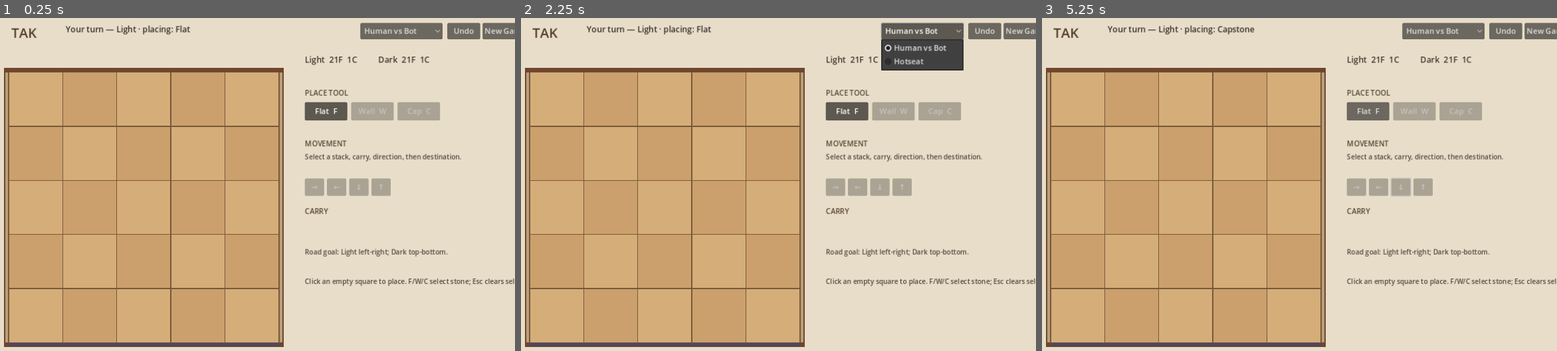
Above: before the commit, frames 1-3 (left to right).
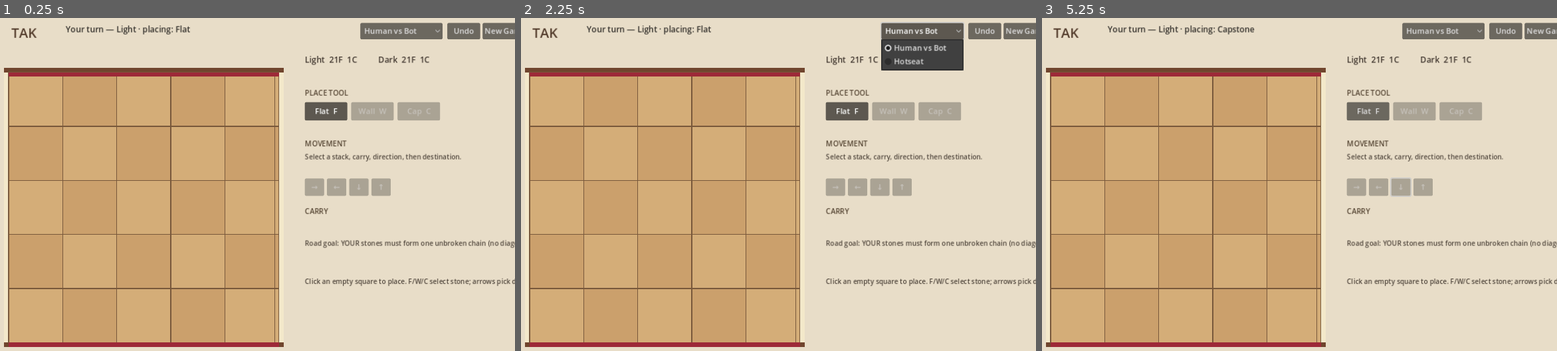
Above: after the commit, the same moments.

Repository: orbitmechanic/tak
Game: Godot game, scene res://scenes/Main.tscn
The game is run twice, just before and just after one commit, with the same random seed, the same clock (stepped at 60 frames per second) and the same inputs.
Inputs (mouse positions are in pixels of both pictures, inside the frame that each line leads up to):
- Up to frame 1 (0.25 s): no input
- Up to frame 2 (2.25 s): click "New Game" at 0.5 s; click "New Game" at 1.25 s; click "Human vs Bot" at 2 s
- Up to frame 3 (5.25 s): click "Undo" at 2.75 s; click "Flat F" at 3.5 s; tap Enter at 4.25 s; move the mouse to (1407, 174) at 4.27 s; hold Right 4.28-5.03 s; tap F at 4.35 s; click (1407, 174) at 4.42 s; tap Space at 5 s; move the mouse to (1186, 211) at 5.02 s; hold Down from 5.03 s (still down); tap C at 5.1 s

The runs differ from the first frame. In frame 1, 3.6% of the frame differs, in the area x 0-100%, y 16-99%; in frame 2, 3.6%; in frame 3, 3.6%.

Commit message:
Fix move UX: highlighted destinations are clickable without pre-selecting a direction (geometry-resolved, engine-validated); arrow keys now pick direction; color-code home edges (Light connects cream left/right, Dark connects crimson top/bottom) with expanded goal help; add UI flow regression tests

Diff:
--- a/Probe.gd
+++ b/Probe.gd
@@ -19,6 +19,7 @@
 	_test_clone()
 	_test_fast_legal_check()
 	_test_random_move_sampler()
+	await _test_ui_flow()
 	_test_mcts()
 	print("RESULT=%d_passed,%d_failed" % [passed, failed])
 	quit(0 if failed == 0 else 1)
@@ -233,6 +234,37 @@
 		state.apply_move(move)
 	_check("random move sampler emits legal moves", checked > 0 and legal, "sampled an illegal move")
 	_check("random move sampler checked 300 positions", checked >= 250, "too many sampler calls returned empty")
+
+func _test_ui_flow() -> void:
+	var game = load("res://scenes/Main.tscn").instantiate()
+	root.add_child(game)
+	await process_frame
+	game.hotseat = true
+	game._commit_move({"kind": "place", "cell": 10, "piece_type": TakState.FLAT})
+	game._commit_move({"kind": "place", "cell": 11, "piece_type": TakState.FLAT})
+	game._commit_move({"kind": "place", "cell": 12, "piece_type": TakState.FLAT})
+	game._select_stack(10)
+	var dest_shown: bool = 11 in game.legal_destinations
+	var key: InputEventKey = InputEventKey.new()
+	key.keycode = KEY_LEFT
+	key.pressed = true
+	game._unhandled_input(key)
+	var arrow_sets_direction: bool = game.selected_direction == 1
+	game._on_cell_clicked(11)
+	var moved_without_ray_direction: bool = int(game.state.heights[11]) == 2 and int(game.state.heights[10]) == 0
+	game._new_game()
+	var s = game.state
+	s.opening_done = PackedByteArray([1, 1])
+	s.current = 0
+	for cell: int in [10, 11, 12, 13]:
+		_put(s, cell, 0, TakState.FLAT)
+	game._commit_move({"kind": "place", "cell": 14, "piece_type": TakState.FLAT})
+	var announced: bool = s.over and s.winner == 0 and "Light wins by road" in game.status_label.text
+	game.queue_free()
+	_check("selecting stack highlights destinations", dest_shown, "no highlight after stack selection")
+	_check("arrow key picks move direction", arrow_sets_direction, "left arrow did not select direction 1")
+	_check("destination click works after stack select", moved_without_ray_direction, "clicking highlighted cell failed to move")
+	_check("road win ends game and is announced", announced, "winning road did not stop/announce game")
 
 func _seeded_midgame_state() -> TakState:
 	var state: TakState = TakState.new()
--- a/scripts/main.gd
+++ b/scripts/main.gd
@@ -62,6 +62,14 @@
 				_select_tool(TakState.CAPSTONE)
 			KEY_ESCAPE:
 				_clear_selection()
+			KEY_LEFT:
+				_on_direction_pressed(1)
+			KEY_RIGHT:
+				_on_direction_pressed(0)
+			KEY_DOWN:
+				_on_direction_pressed(2)
+			KEY_UP:
+				_on_direction_pressed(3)
 			KEY_Z:
 				if key.ctrl_pressed:
 					_undo()
@@ -79,10 +87,6 @@
 	draw_rect(Rect2(Vector2.ZERO, get_viewport_rect().size), Color("#e8ddc8"))
 	draw_rect(Rect2(BOARD_ORIGIN - Vector2(9, 9), Vector2(BOARD_PIXELS + 18, BOARD_PIXELS + 18)), Color("#70452e"))
 	draw_rect(Rect2(BOARD_ORIGIN, Vector2(BOARD_PIXELS, BOARD_PIXELS)), Color("#c99b64"))
-	draw_rect(Rect2(BOARD_ORIGIN - Vector2(7, 0), Vector2(7, BOARD_PIXELS)), Color("#b9a07a"))
-	draw_rect(Rect2(BOARD_ORIGIN + Vector2(BOARD_PIXELS, 0), Vector2(7, BOARD_PIXELS)), Color("#b9a07a"))
-	draw_rect(Rect2(BOARD_ORIGIN, Vector2(BOARD_PIXELS, 7)), Color("#51465e"))
-	draw_rect(Rect2(BOARD_ORIGIN + Vector2(0, BOARD_PIXELS), Vector2(BOARD_PIXELS, 7)), Color("#51465e"))
 	for cell: int in range(25):
 		var x: int = cell % 5
 		var y: int = int(cell / 5)
@@ -96,6 +100,12 @@
 			draw_rect(rect.grow(-4), Color(0.95, 0.79, 0.28, 0.54))
 		draw_rect(rect, Color("#78583b"), false, 2.0)
 		_draw_stack(cell, rect)
+	draw_rect(Rect2(BOARD_ORIGIN - Vector2(9, 0), Vector2(9, BOARD_PIXELS)), LIGHT_COLOR)
+	draw_rect(Rect2(BOARD_ORIGIN + Vector2(BOARD_PIXELS, 0), Vector2(9, BOARD_PIXELS)), LIGHT_COLOR)
+	draw_line(BOARD_ORIGIN + Vector2(BOARD_PIXELS - 9, 0), BOARD_ORIGIN + Vector2(BOARD_PIXELS - 9, BOARD_PIXELS), Color("#78583b"), 2.0)
+	draw_line(BOARD_ORIGIN, BOARD_ORIGIN + Vector2(0, BOARD_PIXELS), Color("#78583b"), 2.0)
+	draw_rect(Rect2(BOARD_ORIGIN, Vector2(BOARD_PIXELS, 9)), DARK_COLOR)
+	draw_rect(Rect2(BOARD_ORIGIN + Vector2(0, BOARD_PIXELS), Vector2(BOARD_PIXELS, 9)), DARK_COLOR)
 	if state.over:
 		draw_rect(Rect2(BOARD_ORIGIN, Vector2(BOARD_PIXELS, BOARD_PIXELS)), Color(0.10, 0.08, 0.07, 0.46))
 		var winning_cells: Array[int] = []
@@ -224,8 +234,8 @@
 		button.disabled = true
 		direction_buttons.append(button)
 	_add_label("CARRY", Vector2(665, 403), Vector2(110, 25), 15, Color("#554533"))
-	_add_label("Road goal: Light left-right; Dark top-bottom.", Vector2(665, 488), Vector2(390, 50), 14, Color("#51473d"))
-	_add_label("Click an empty square to place. F/W/C select stone; Esc clears selection.", Vector2(665, 549), Vector2(390, 64), 14, Color("#51473d"))
+	_add_label("Road goal: YOUR stones must form one unbroken chain (no diagonals) between your two home edges. Light connects the CREAM sides (left-right); Dark connects the CRIMSON sides (top-bottom).", Vector2(665, 470), Vector2(400, 80), 14, Color("#51473d"))
+	_add_label("Click an empty square to place. F/W/C select stone; arrows pick direction; Esc clears selection.", Vector2(665, 549), Vector2(390, 64), 14, Color("#51473d"))
 
 func _add_label(text: String, position: Vector2, size: Vector2, font_size: int, color: Color) -> Label:
 	var label: Label = Label.new()
@@ -259,11 +269,22 @@
 	_update_hud()
 
 func _on_cell_clicked(cell: int) -> void:
-	if selected_from >= 0 and selected_direction >= 0 and cell in legal_destinations:
-		var move: Dictionary = _make_move(cell)
-		if state.is_legal(move):
-			_commit_move(move)
-			return
+	if selected_from >= 0 and cell != selected_from:
+		var tried: Array[int] = []
+		if selected_direction >= 0:
+			tried.append(selected_direction)
+		for direction: int in range(4):
+			if direction not in tried:
+				tried.append(direction)
+		for direction: int in tried:
+			var distance: int = _ray_distance(selected_from, cell, direction)
+			if distance < 0:
+				continue
+			var drops: Array[int] = _auto_drops(selected_from, selected_carry, direction, distance)
+			var move: Dictionary = {"kind": "move", "from": selected_from, "carry": selected_carry, "dir": direction, "drops": drops}
+			if state.is_legal(move):
+				_commit_move(move)
+				return
 	if selected_from >= 0 and selected_direction >= 0 and cell == selected_from:
 		_clear_selection()
 		return
@@ -341,11 +362,21 @@
 			remaining -= count
 	return drops if remaining == 0 else []
 
-func _make_move(destination: int) -> Dictionary:
-	var direction: int = selected_direction
-	var distance: int = absi((destination % 5) - (selected_from % 5)) + absi(int(destination / 5) - int(selected_from / 5))
-	var drops: Array[int] = _auto_drops(selected_from, selected_carry, direction, distance)
-	return {"kind": "move", "from": selected_from, "carry": selected_carry, "dir": direction, "drops": drops}
+func _ray_distance(origin: int, cell: int, direction: int) -> int:
+	var ox: int = origin % 5
+	var oy: int = int(origin / 5)
+	var cx: int = cell % 5
+	var cy: int = int(cell / 5)
+	match direction:
+		0:
+			return cx - ox if cy == oy and cx > ox else -1
+		1:
+			return ox - cx if cy == oy and cx < ox else -1
+		2:
+			return cy - oy if cx == ox and cy > oy else -1
+		3:
+			return oy - cy if cx == ox and cy < oy else -1
+	return -1
 
 func _cell_at_distance(origin: int, direction: int, distance: int) -> int:
 	var x: int = origin % 5
